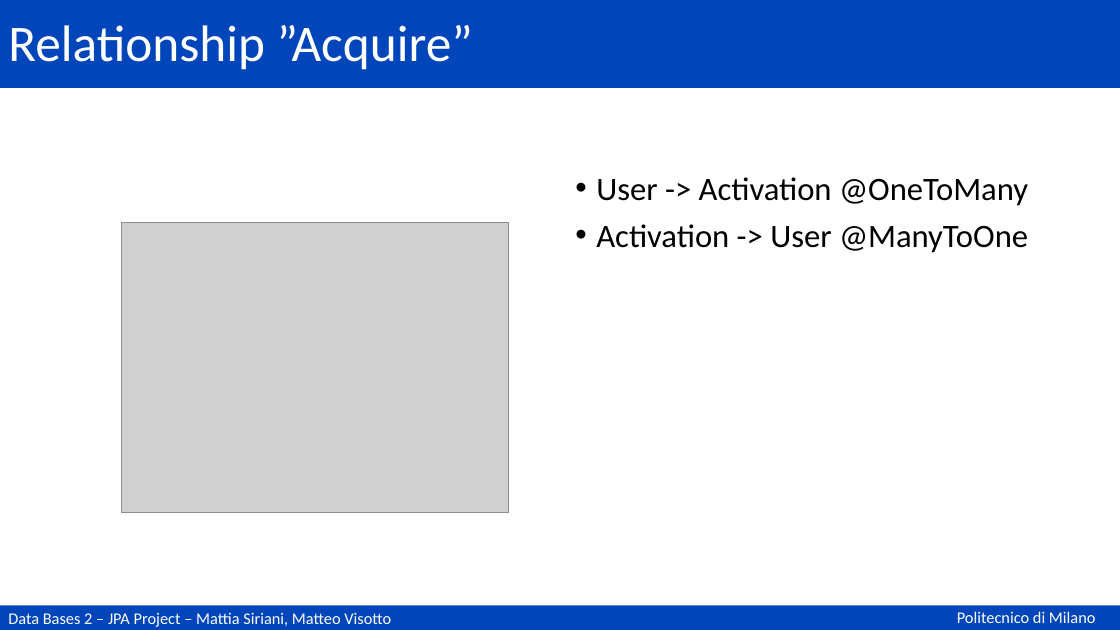
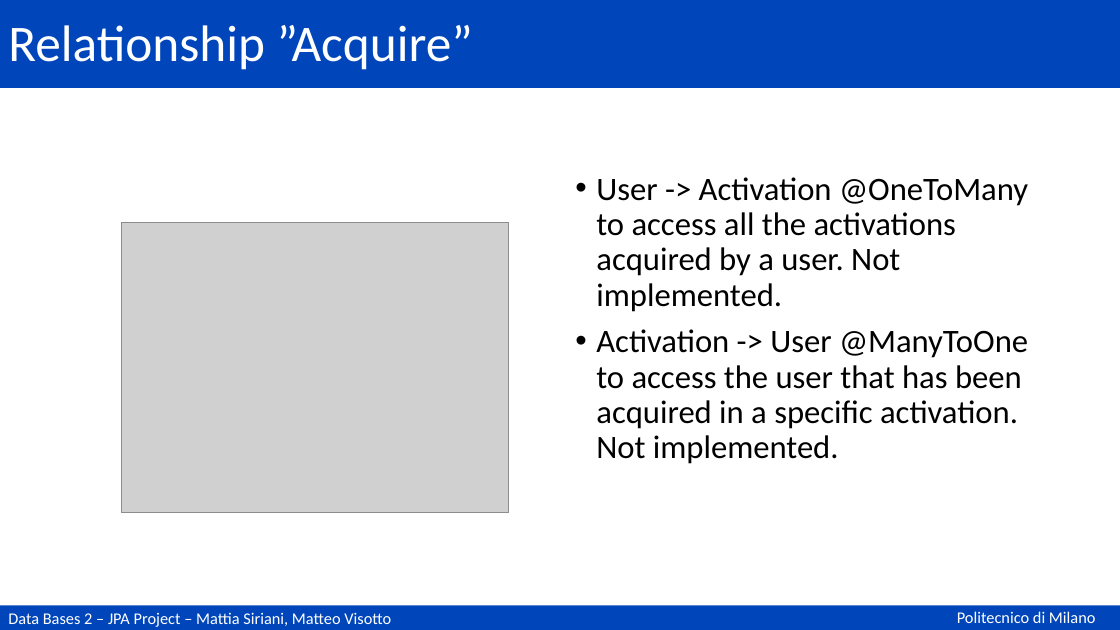
Before and after one commit to matteovisotto/DB2-SirianiVisotto, a slide deck: slide 60 of Documentation.pptx (slide 58 before the commit). Drawn at 1120x630 pixels with LibreOffice and Linux fonts; fonts in the diff are those of the drawing; grey boxes stand for pictures. Boxes give left, top, right and bottom in pixels: in the first picture for what was removed or moved away, otherwise in the second. Text is boxed around its words. In the diff, an @@ line names an element or a change of style, - is before the commit and + after.

```diff
--- a/Documentation.pptx
+++ b/Documentation.pptx
@@ text at (596, 177, 1028, 464): text changed @@
-• User -> Activation @OneToMany
-• Activation -> User @ManyToOne
+• User -> Activation @OneToMany to access all the activations acquired by a user. Not implemented.
+• Activation -> User @ManyToOne to access the user that has been acquired in a specific activation. Not implemented.
```
Also in this commit, not shown: 11 other slides changed, 2 slides added.
